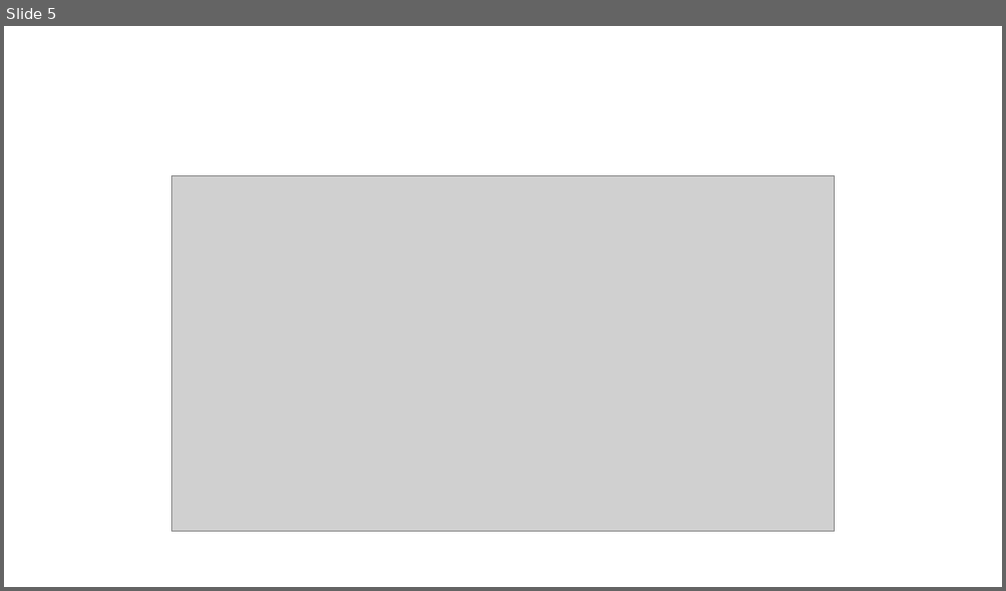
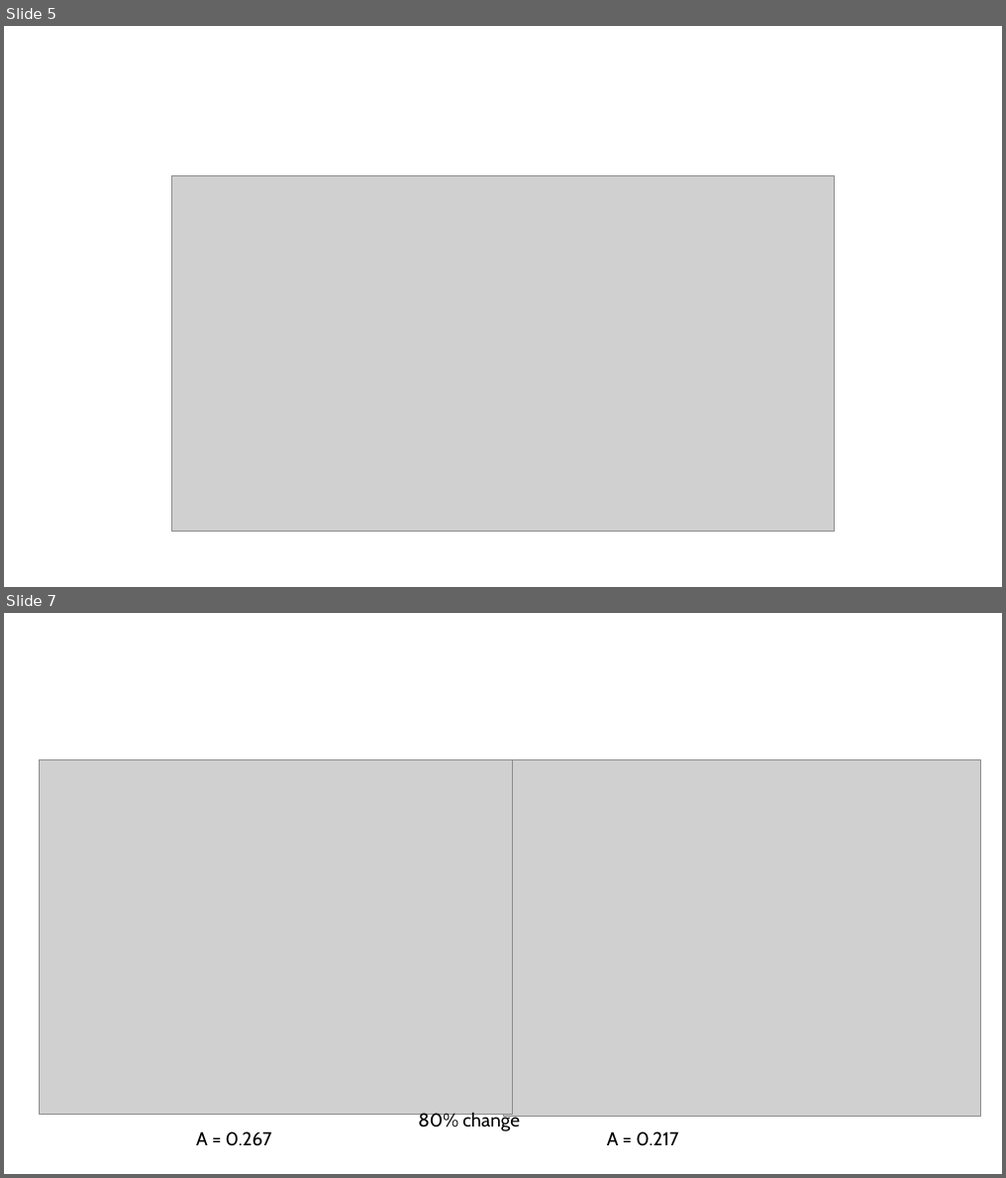
Before and after one commit to joshlwhitehead/work, a slide deck: analysis/fluorimeter/fluoroStack/fluoroStackTolerance.pptx. Shown one above the other, each under a label of ours: slide 5 before the commit, slides 5 and 7 after it; the slides between them are not shown. The pictures are 1006x591 and 1006x1178 pixels, drawn with LibreOffice and Linux fonts; fonts in the diff are those of the drawing; grey boxes stand for pictures. Boxes give left, top, right and bottom in pixels: in the first picture for what was removed or moved away, otherwise in the second. Text is boxed around its words. In the diff, an @@ line names an element or a change of style, - is before the commit and + after.

```diff
--- a/analysis/fluorimeter/fluoroStack/fluoroStackTolerance.pptx
+++ b/analysis/fluorimeter/fluoroStack/fluoroStackTolerance.pptx
@@ slide 7 added at <box>4,613,1002,1174</box>, background #FFFFFF @@
@@ picture added at <box>40,761,512,1115</box> @@
@@ picture added at <box>503,761,982,1116</box> @@
@@ text added at <box>418,1111,520,1132</box>, 18 pt, text #000000 @@
+80% change
@@ text added at <box>196,1132,272,1147</box>, 18 pt, text #000000 @@
+A = 0.267
@@ text added at <box>607,1132,678,1147</box>, 18 pt, text #000000 @@
+A = 0.217
```
Also in this commit, not shown: 4 other slides added, 2 slides removed, 3 other files.
